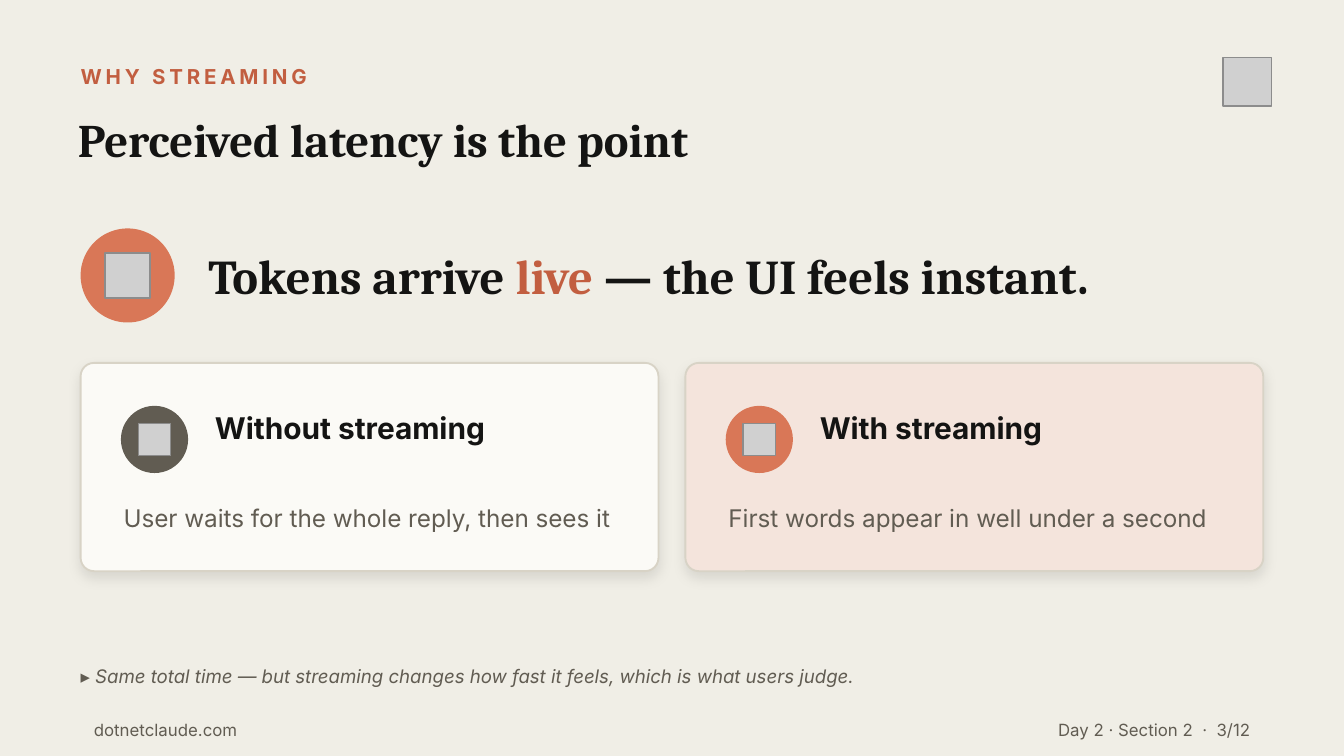
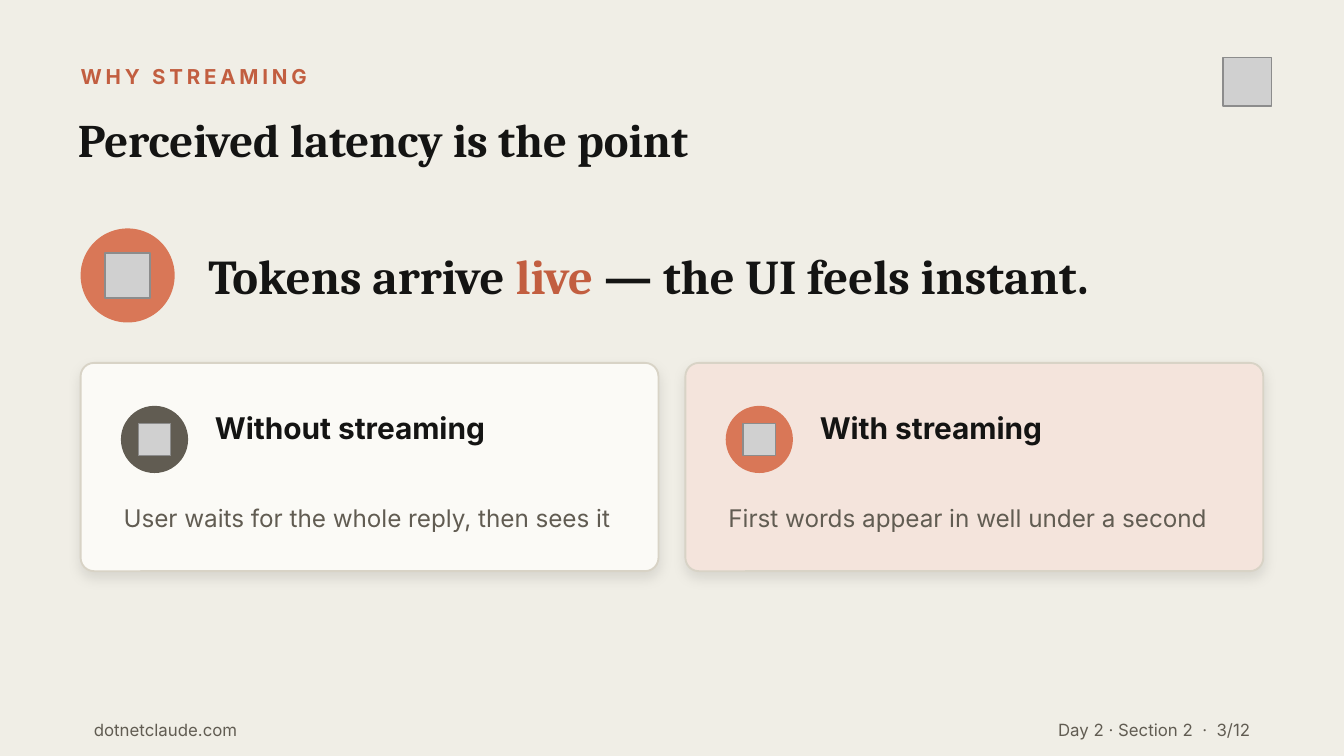
Before and after one commit to cwoodruff/dotnet-claude-workshop-content, a slide deck: slide 3 of decks/Day 2/Day2-Section2-Streaming-Tools-Thinking.pptx. Drawn at 1344x756 pixels with LibreOffice and Linux fonts; fonts in the diff are those of the drawing; grey boxes stand for pictures. Boxes give left, top, right and bottom in pixels: in the first picture for what was removed or moved away, otherwise in the second. Text is boxed around its words. In the diff, an @@ line names an element or a change of style, - is before the commit and + after.

```diff
--- a/decks/Day 2/Day2-Section2-Streaming-Tools-Thinking.pptx
+++ b/decks/Day 2/Day2-Section2-Streaming-Tools-Thinking.pptx
@@ text removed at box(95, 669, 853, 687) @@
-▸ Same total time — but streaming changes how fast it feels, which is what users judge.
```
Also in this commit, not shown: 11 other slides changed, 11 other files.
